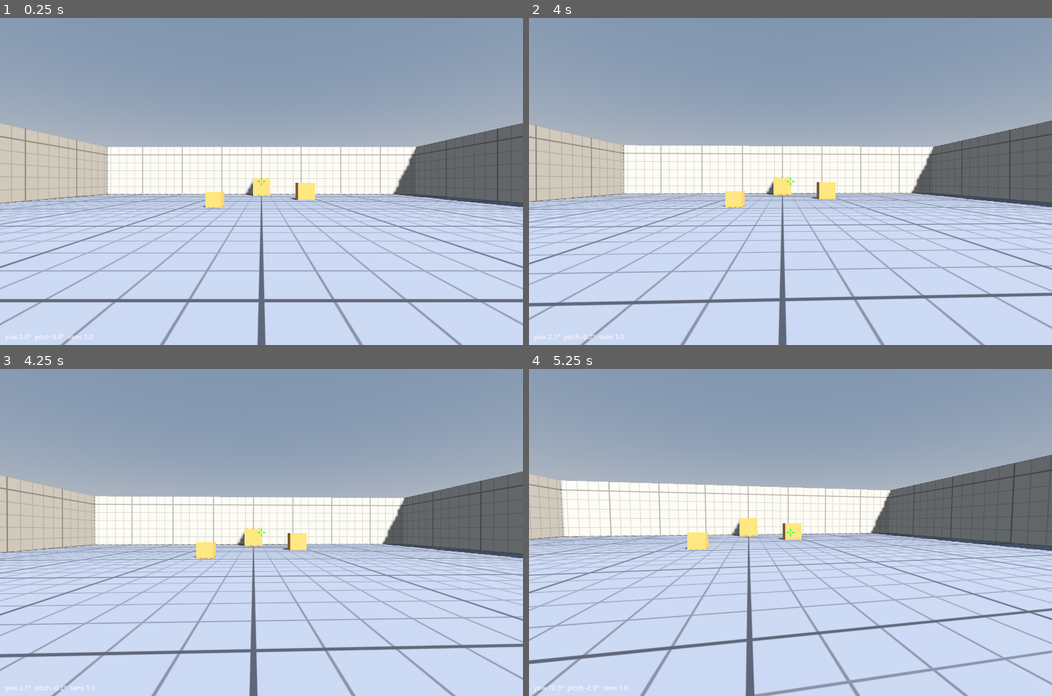
Above: before the commit, frames 1-4 (two rows, left to right).
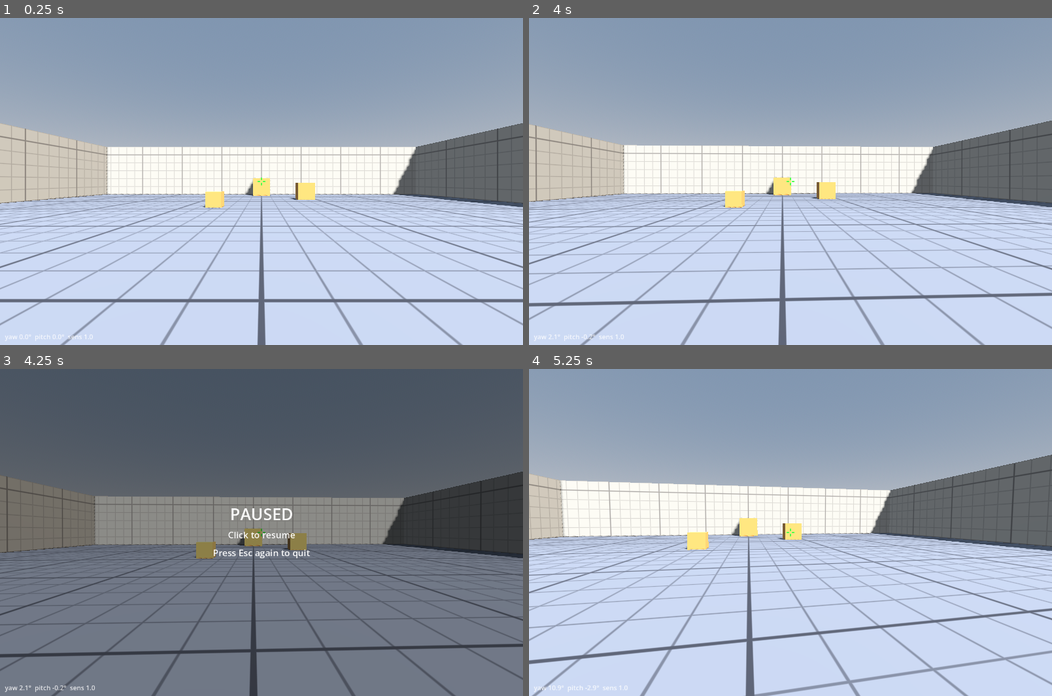
Above: after the commit, the same moments.

Repository: chang814/deploy-lab
Game: Godot game, scene res://scenes/main.tscn
Two runs of this game, one before a commit and one after it. Both use one fixed random seed, a clock stepped at 60 frames per second and the inputs below.
Inputs (mouse positions are in pixels of both pictures, inside the frame that each line leads up to):
- Up to frame 1 (0.25 s): no input
- Up to frame 2 (4 s): tap Enter at 0.5, 2, 3.5 s; move the mouse to (816, 181) at 0.52 s; tap C at 0.6, 3.6 s; click (816, 181) at 0.67 s; tap Space at 1.25, 2.75 s; move the mouse to (764, 181) at 1.27 s; tap N at 1.35 s; click (764, 181) at 1.42 s; move the mouse to (800, 174) at 2.02 s; tap Z at 2.1 s; click (800, 174) at 2.17 s; move the mouse to (785, 188) at 2.77 s; tap F at 2.85 s; click (785, 188) at 2.92 s; move the mouse to (827, 184) at 3.52 s; click (827, 184) at 3.67 s
- Up to frame 3 (4.25 s): tap Escape at 4.15 s
- Up to frame 4 (5.25 s): move the mouse to (633, 483) at 4.27 s; tap N at 4.35 s; click (633, 483) at 4.42 s; tap Space at 5 s; move the mouse to (795, 532) at 5.02 s; tap Z at 5.1 s; click (795, 532) at 5.17 s

Frames 1-2 are identical in both runs. In frame 3, 100% of the frame differs, in the area x 0-100%, y 0-100%; in frame 4, nothing differs.

Commit message:
feat(v0.1): pause on Esc, quit on second Esc; fix near() failure message
- Esc while playing releases the mouse and shows a pause overlay; click resumes;
  Esc while paused quits (key repeat ignored)
- tests/test_case.gd: near() used %e, which GDScript does not support, so failures
  surfaced as a formatting error instead of the real message

Refs #35.
Agent: claude

Diff:
--- a/src/game/crosshair.gd
+++ b/src/game/crosshair.gd
@@ -5,6 +5,7 @@
 const LENGTH_PX: float = 6.0
 const GAP_PX: float = 3.0
 const THICKNESS_PX: float = 2.0
+const PAUSE_LINES: PackedStringArray = ["PAUSED", "Click to resume", "Press Esc again to quit"]
 
 
 func _ready() -> void:
@@ -19,6 +20,15 @@
 		draw_line(c + dir * GAP_PX, c + dir * (GAP_PX + LENGTH_PX), COLOR, THICKNESS_PX)
 	# 左下角显示朝向（用于「转一圈要移动多少厘米」的对比测试）
 	var look: FpsLook = get_tree().current_scene.get_node_or_null("Player") as FpsLook if is_inside_tree() else null
+	if look != null and not look.captured:
+		# 暂停提示
+		draw_rect(Rect2(Vector2.ZERO, size), Color(0, 0, 0, 0.45))
+		var font: Font = get_theme_default_font()
+		for i: int in PAUSE_LINES.size():
+			var fs: int = 40 if i == 0 else 22
+			var w: float = font.get_string_size(PAUSE_LINES[i], HORIZONTAL_ALIGNMENT_LEFT, -1.0, fs).x
+			draw_string(font, Vector2((size.x - w) / 2.0, size.y / 2.0 - 30.0 + i * 44.0), PAUSE_LINES[i],
+				HORIZONTAL_ALIGNMENT_LEFT, -1.0, fs, Color(1, 1, 1, 0.95))
 	if look != null:
 		var text: String = "yaw %.1f°  pitch %.1f°  sens %s" % [
 			fposmod(look.yaw_deg, 360.0), look.pitch_deg,
--- a/src/game/fps_look.gd
+++ b/src/game/fps_look.gd
@@ -65,6 +65,11 @@
 	apply_mouse_mode.call(Input.MOUSE_MODE_CAPTURED if value else Input.MOUSE_MODE_VISIBLE)
 
 
+## 退出游戏。测试换成记录器
+var request_quit: Callable = func() -> void:
+	get_tree().quit()
+
+
 ## 真正改变鼠标模式的一步。无窗口环境下 Input.mouse_mode 不会生效，测试把它换成记录器来确认确实调用了
 var apply_mouse_mode: Callable = func(mode: Input.MouseMode) -> void:
 	Input.mouse_mode = mode
@@ -80,8 +85,13 @@
 	if event is InputEventMouseMotion and captured:
 		var m: InputEventMouseMotion = event
 		look_by(m.screen_relative.x, m.screen_relative.y)
-	elif event is InputEventKey and event.pressed and (event as InputEventKey).keycode == KEY_ESCAPE:
-		set_captured(false)
+	elif event is InputEventKey and event.pressed and not event.is_echo() \
+			and (event as InputEventKey).keycode == KEY_ESCAPE:
+		# 第一次 Esc 暂停（放出鼠标），暂停时再按 Esc 退出游戏
+		if captured:
+			set_captured(false)
+		else:
+			request_quit.call()
 	elif event is InputEventMouseButton and event.pressed and not captured:
 		set_captured(true)
 
--- a/tests/test_case.gd
+++ b/tests/test_case.gd
@@ -40,4 +40,4 @@
 		_passed += 1
 	else:
 		_failed += 1
-		_messages.append("失败 %s：实际 %.15f，期望 %.15f，允许误差 %e" % [label, actual, expected, tol])
+		_messages.append("失败 %s：实际 %.15f，期望 %.15f，允许误差 %s" % [label, actual, expected, str(tol)])  # GDScript 不支持 %e
--- a/tests/unit/test_fps_look.gd
+++ b/tests/unit/test_fps_look.gd
@@ -79,6 +79,19 @@
 	ok("一共切换了 3 次鼠标模式", modes.size() == 3)
 	player._unhandled_input(_motion(-100.0, 0.0))
 	near("重新锁定后响应移动", player.yaw_deg, 0.0, 1e-9)
+	# 游戏中按 Esc 只暂停、不退出；暂停时再按 Esc 才退出
+	var quits: Array[int] = []
+	player.request_quit = func() -> void: quits.append(1)
+	player._unhandled_input(esc)
+	ok("游戏中按 Esc 不退出", quits.is_empty() and not player.captured)
+	var held: InputEventKey = InputEventKey.new()
+	held.keycode = KEY_ESCAPE
+	held.pressed = true
+	held.echo = true
+	player._unhandled_input(held)
+	ok("按住 Esc 的自动重复不会直接退出", quits.is_empty())
+	player._unhandled_input(esc)
+	ok("暂停时再按 Esc 退出", quits.size() == 1)
 	player.set_captured(false)
 	root.free()
 
Not shown, changed: CHANGELOG.md
